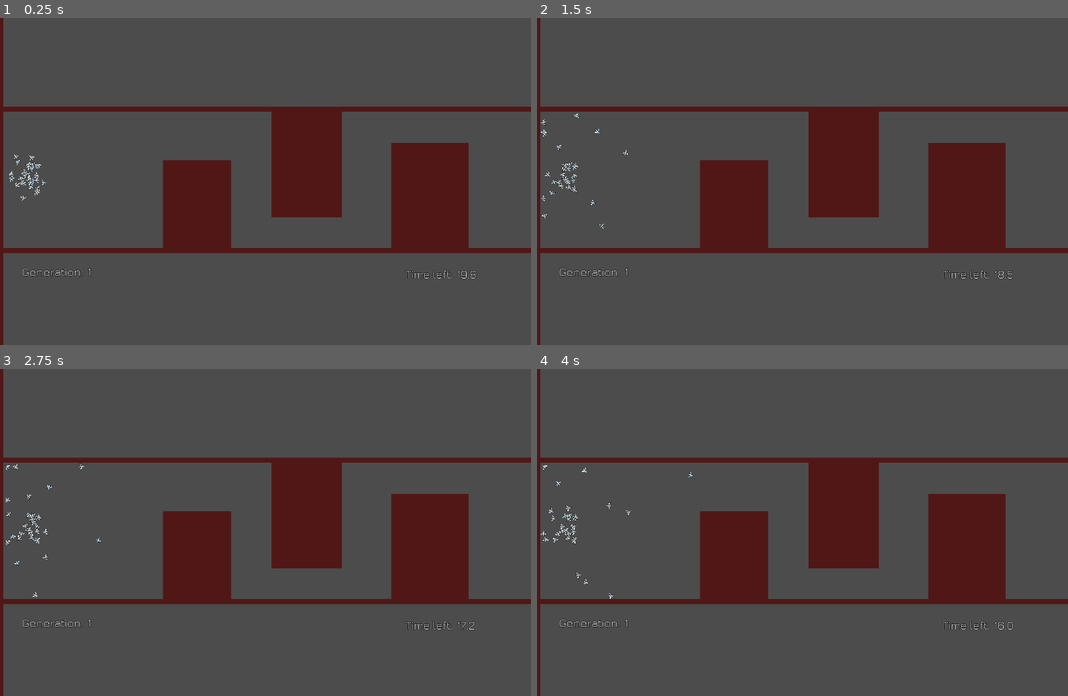
Above: before the commit, frames 1-4 (two rows, left to right).
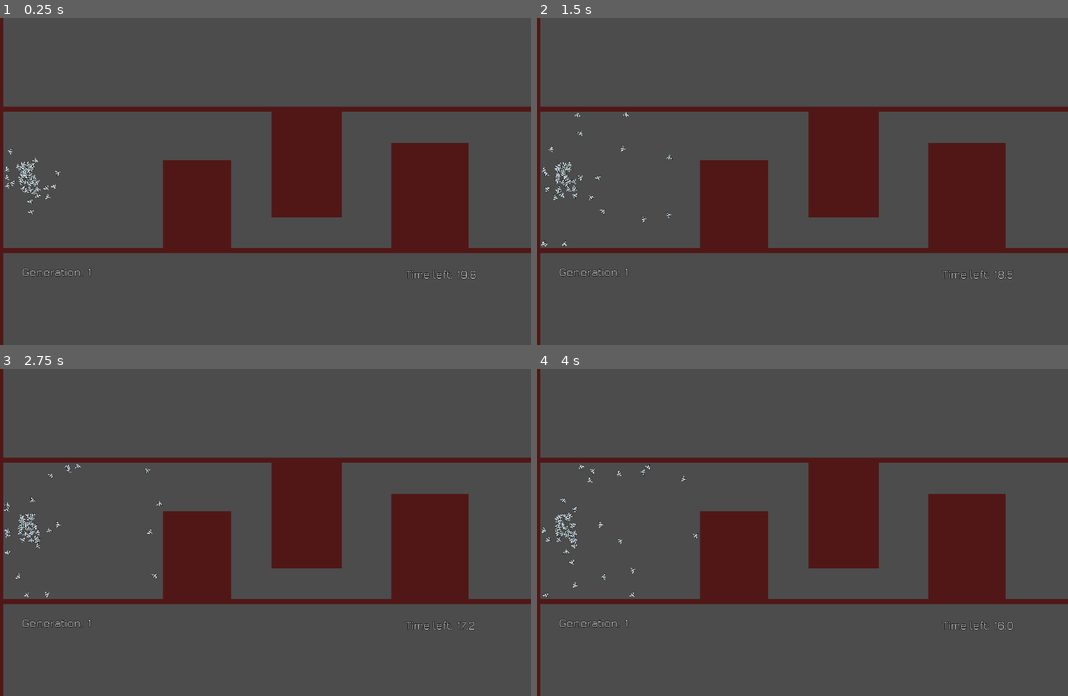
Above: after the commit, the same moments.

Repository: a0x77ry/plasmata
Game: Godot game, scene res://level1.tscn
Two runs of this game, one before a commit and one after it. Both use one fixed random seed, a clock stepped at 60 frames per second and the inputs below.
Inputs:
- Up to frame 1 (0.25 s): no input
- Up to frame 2 (1.5 s): tap Enter (ui_accept) at 0.5, 0.77 s
- Up to frame 3 (2.75 s): tap Enter (ui_accept) at 1.52 s
- Up to frame 4 (4 s): tap Enter (ui_accept) at 3.02, 3.77 s

The runs differ from the first frame. In frame 1, 0.4% of the frame differs, in the area x 0-12%, y 39-61%; in frame 2, 0.5%; in frame 3, 0.5%; in frame 4, 0.6%, in the area x 0-31%, y 29-71%.

Commit message:
Add fitness as an input

Diff:
--- a/scripts/agent.gd
+++ b/scripts/agent.gd
@@ -19,6 +19,7 @@
 onready var timer = get_tree().get_root().get_node("Level1/Timer")
 onready var level_width = get_tree().get_root().size.x
 onready var level_height = get_tree().get_root().size.y
+onready var curve = get_parent().get_node("Path2D").curve
 
 var nn_rotation := 0.0
 var nn_speed := 0.0
@@ -35,6 +36,7 @@
   "ray_f_distance",
   "ray_f_up_distance",
   "ray_f_down_distance",
+  "fitness"
 ]
 var nn_inputs = []
 var nn_outputs = [
@@ -129,11 +131,15 @@
     # ray_f_down_distance = distance / ray_length
     ray_f_down_distance = (ray_length - distance) / ray_length
 
+  var fitness = curve.get_closest_offset(position) / curve.get_baked_length()
+
   var inp_dict = {"rotation": newrot,
       "inverse_rotation": invrot,
       "time_since_birth": time_since_birth, "pos_x": norm_pos_x,
       "pos_y": norm_pos_y, "ray_f_distance": ray_f_distance,
-      "ray_f_up_distance": ray_f_up_distance, "ray_f_down_distance": ray_f_down_distance}
+      "ray_f_up_distance": ray_f_up_distance,
+      "ray_f_down_distance": ray_f_down_distance,
+      "fitness": fitness}
 
   var activated_input_dict := {}
   for input in nn_activated_inputs:
--- a/scripts/level1.gd
+++ b/scripts/level1.gd
@@ -1,6 +1,6 @@
 extends Node2D
 
-const TARGET_POPULATION := 32
+const TARGET_POPULATION := 52
 
 onready var spawning_area = get_node("SpawningArea")
 onready var timer = get_node("Timer")
--- a/scripts/main.gd
+++ b/scripts/main.gd
@@ -11,7 +11,7 @@
 const C3 := 0.4
 const dt := 0.3
 const SELECTION_RATE = 0.5
-const TARGET_POPULATION = 32
+const TARGET_POPULATION = 52
 const STALE_GENS_BEFORE_DEATH = 20
 const REQUIRED_SPECIES_IMPROVEMENT = 50
 
